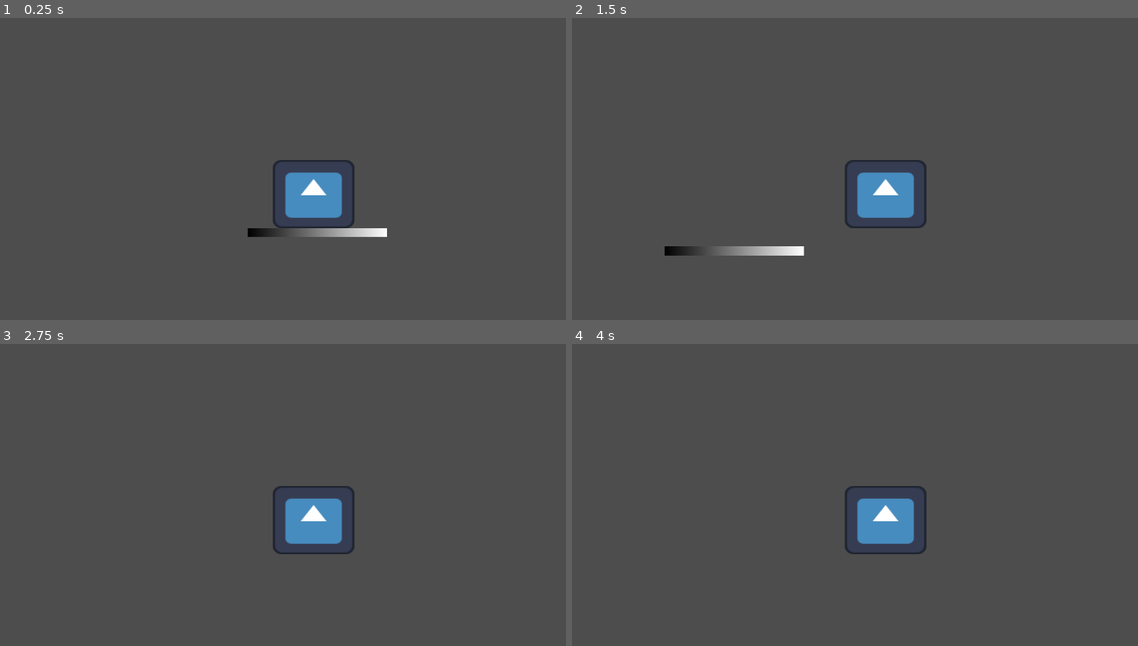
Above: before the commit, frames 1-4 (two rows, left to right).
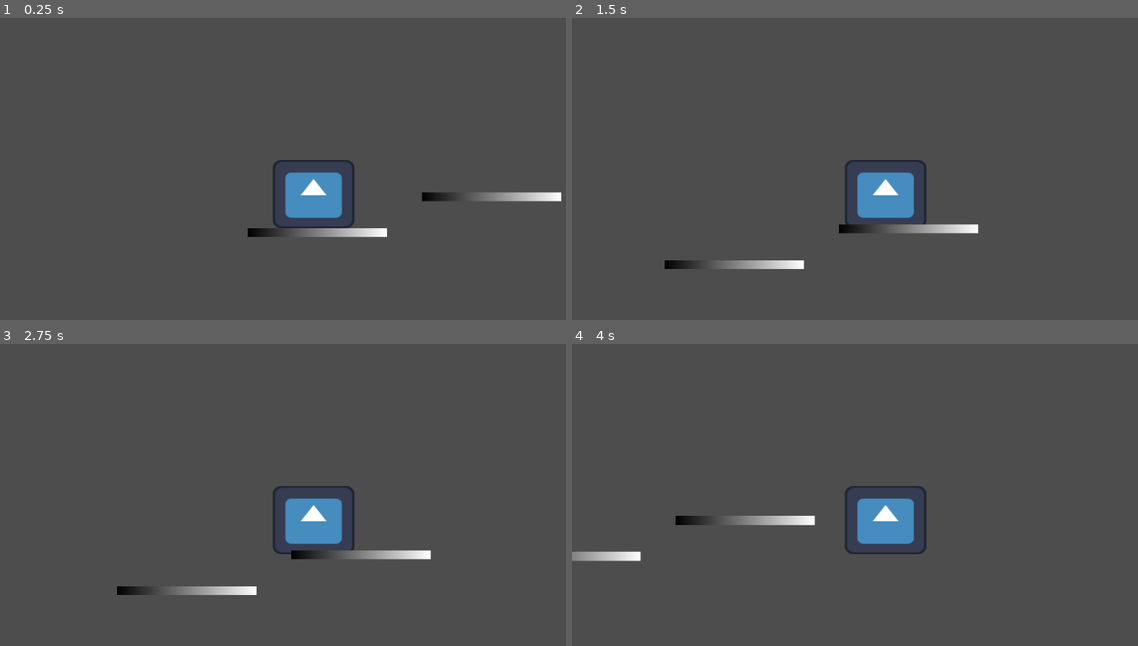
Above: after the commit, the same moments.

Repository: FedeRedes/plataformero
Game: Godot game, scene res://nivel.tscn
Same seed, same stepped clock (60 frames per second), same inputs: the game is played once before the commit and once after it. The engine's default icon, where the game draws it, is replaced by a stand-in: a white triangle on a blue panel in a dark square.
Inputs:
- Up to frame 1 (0.25 s): no input
- Up to frame 2 (1.5 s): hold D (derecha) from 0.53 s (still down); tap W (salto) at 0.77 s
- Up to frame 3 (2.75 s): tap W (salto) at 1.52 s; release D (derecha) at 2.03 s; hold A (izquierda) from 2.03 s (still down)
- Up to frame 4 (4 s): release A (izquierda) at 2.78 s; hold D (derecha) from 2.78 s (still down); tap W (salto) at 3.02, 3.77 s

The runs differ from the first frame. In frame 1, 0.6% of the frame differs, in the area x 74-100%, y 57-61%; in frame 2, 1.8%, in the area x 16-72%, y 68-84%; in frame 3, 1.2%; in frame 4, 1.0%.

Commit message:
agregar monedas y sumar puntaje

Diff:
--- /dev/null
+++ b/nivel.gd
@@ -0,0 +1,7 @@
+extends Node2D
+
+var puntaje = 0
+
+
+func _on_moneda_body_entered(body: Node2D) -> void:
+	puntaje = puntaje + 1
--- a/nivel.tscn
+++ b/nivel.tscn
@@ -1,12 +1,27 @@
-[gd_scene load_steps=3 format=3 uid="uid://cv7r8gunl7fpq"]
+[gd_scene load_steps=5 format=3 uid="uid://cv7r8gunl7fpq"]
 
 [ext_resource type="PackedScene" uid="uid://vrfl7y6nl4m0" path="res://jugador.tscn" id="1_h06de"]
+[ext_resource type="Script" uid="uid://cmistngr4tlv6" path="res://nivel.gd" id="1_j87l1"]
 [ext_resource type="PackedScene" uid="uid://cljph3q2f157g" path="res://props/piso.tscn" id="2_7gdj4"]
+[ext_resource type="PackedScene" uid="uid://4nvrxarrqhql" path="res://props/moneda.tscn" id="3_7gdj4"]
 
 [node name="nivel" type="Node2D"]
+script = ExtResource("1_j87l1")
 
 [node name="CharacterBody2D" parent="." instance=ExtResource("1_h06de")]
 scale = Vector2(0.7, 0.7)
 
 [node name="piso" parent="." instance=ExtResource("2_7gdj4")]
 position = Vector2(7, 92)
+
+[node name="piso2" parent="." instance=ExtResource("2_7gdj4")]
+position = Vector2(327, 26)
+
+[node name="Moneda" parent="." instance=ExtResource("3_7gdj4")]
+position = Vector2(313, -60)
+
+[node name="Moneda2" parent="." instance=ExtResource("3_7gdj4")]
+position = Vector2(110, 43)
+
+[connection signal="body_entered" from="Moneda" to="." method="_on_moneda_body_entered"]
+[connection signal="body_entered" from="Moneda2" to="." method="_on_moneda_body_entered"]
Not shown, added: nivel.gd.uid
